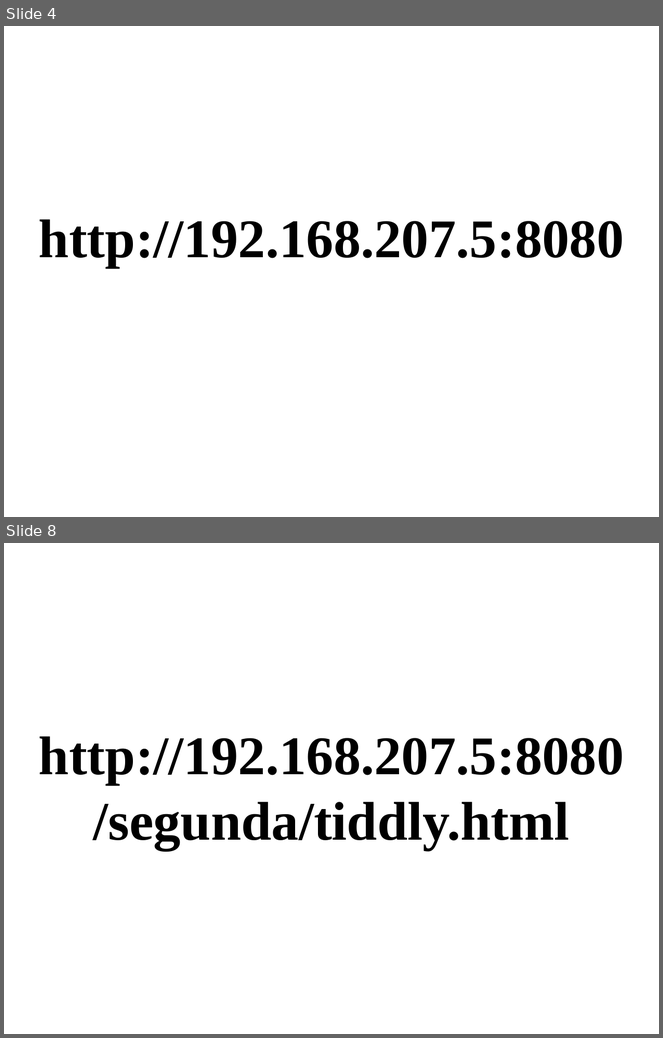
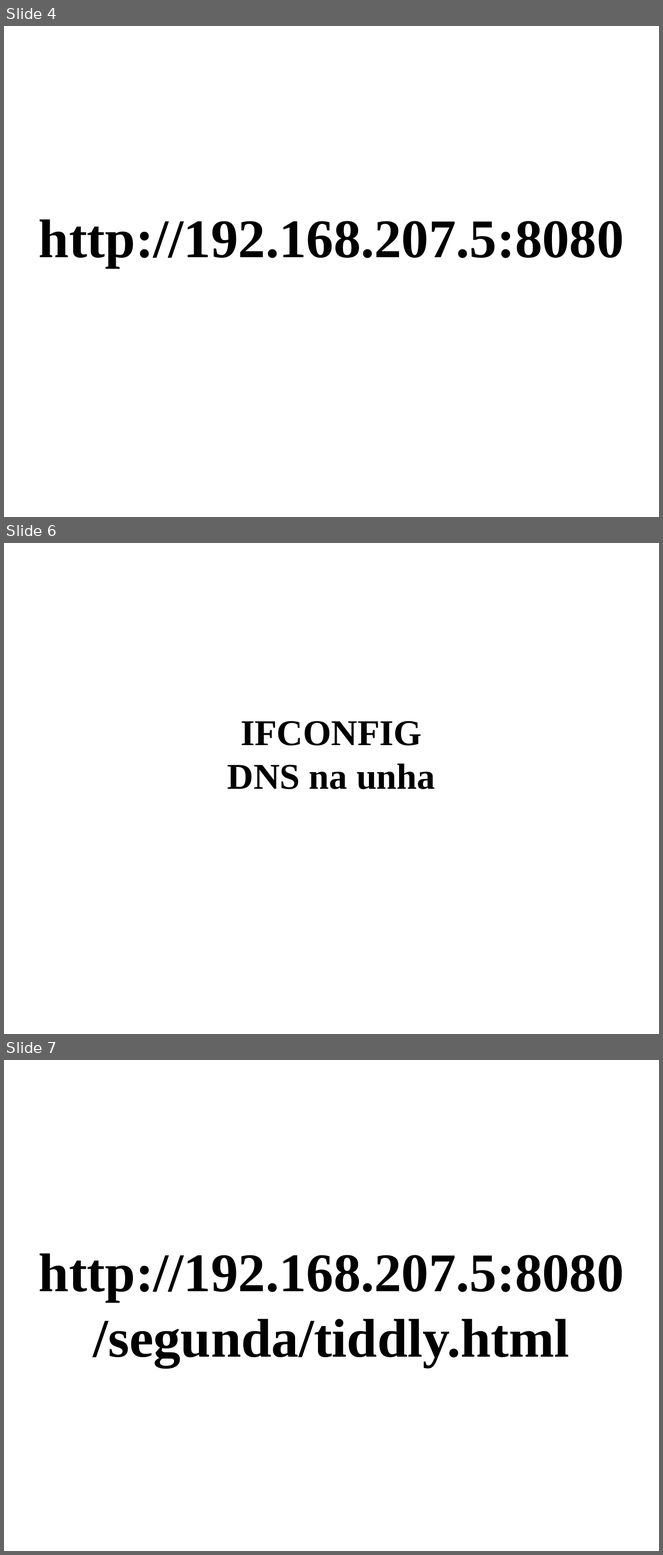
Before and after one commit to futxicaiadatec/futxicadinha01, a slide deck: segunda/slide.odp. Shown one above the other, each under a label of ours: slides 4 and 8 before the commit, slides 4, 6 and 7 after it; the slides between them are not shown. The pictures are 663x1038 and 663x1555 pixels, drawn with LibreOffice and Linux fonts; fonts in the diff are those of the drawing. Boxes give left, top, right and bottom in pixels: in the first picture for what was removed or moved away, otherwise in the second. Text is boxed around its words. In the diff, an @@ line names an element or a change of style, - is before the commit and + after.

```diff
--- a/segunda/slide.odp
+++ b/segunda/slide.odp
@@ slide 6 added at box(4, 543, 659, 1034), background #FFFFFF @@
@@ subtitle added at box(228, 721, 435, 789), 44 pt, text #000000, bold @@
+IFCONFIG
+DNS na unha
@@ what was slide 8 is now slide 7 @@
```
Also in this commit, not shown: 1 slide changed, 1 other slide added, 25 other files.
